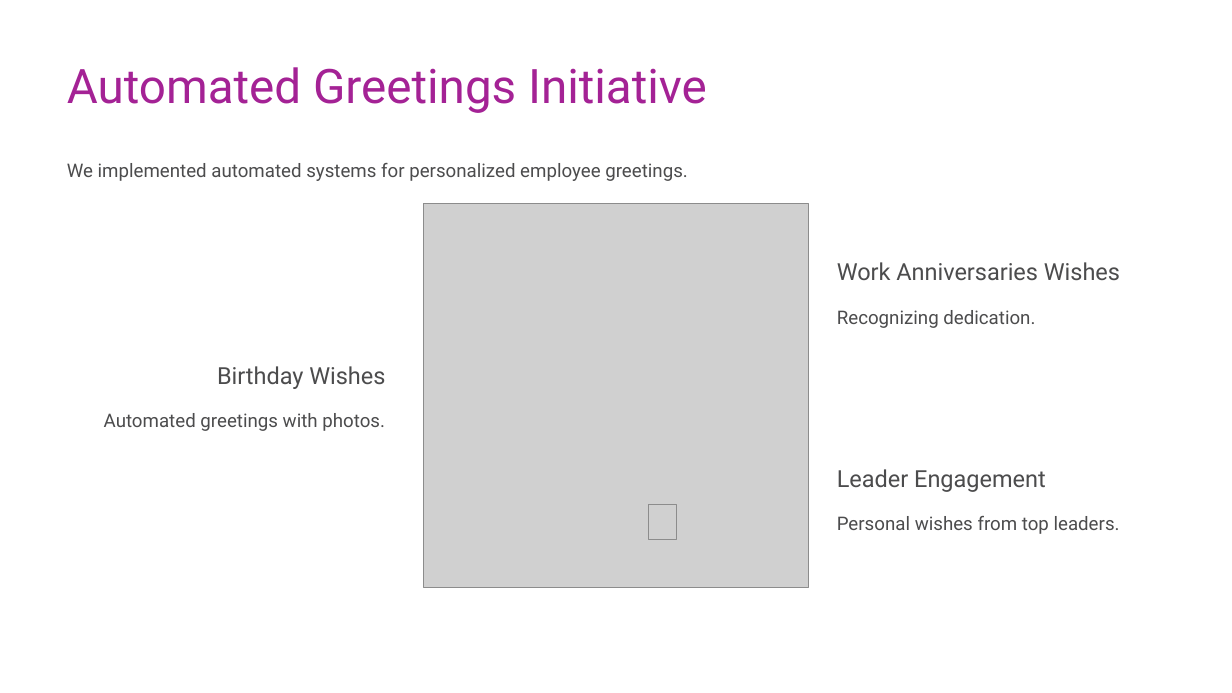
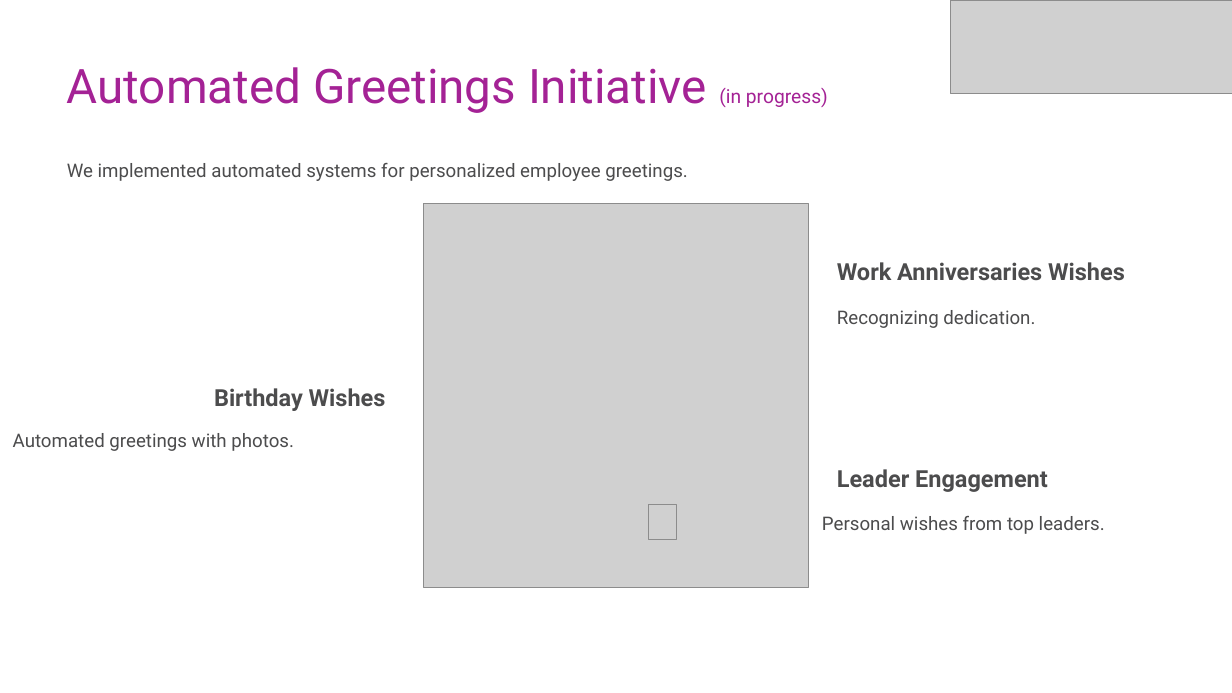
Before and after one commit to adityabhatisaini/Files, a slide deck: slide 5 of Internship-Progress-Report.pptx. Drawn at 1232x693 pixels with LibreOffice and Linux fonts; fonts in the diff are those of the drawing; grey boxes stand for pictures; background and template pictures are left out. Boxes give left, top, right and bottom in pixels: in the first picture for what was removed or moved away, otherwise in the second. Text is boxed around its words. In the diff, an @@ line names an element or a change of style, - is before the commit and + after.

```diff
--- a/Internship-Progress-Report.pptx
+++ b/Internship-Progress-Report.pptx
@@ picture added at [951, 0, 1232, 94] @@
@@ text at [67, 67, 828, 113]: text changed @@
-Automated Greetings Initiative
+Automated Greetings Initiative (in progress)
@@ bold on in 3 elements at [837, 262, 1125, 280], [837, 469, 1048, 492], [214, 388, 386, 411] @@
@@ text "Birthday Wishes": place and size @@
-text "Birthday Wishes" at [217, 366, 385, 389]
+text "Birthday Wishes" at [214, 388, 386, 411]
@@ text "Automated greetings with photos.": place and size @@
-text "Automated greetings with photos." at [104, 413, 385, 431]
+text "Automated greetings with photos." at [13, 433, 294, 451]
@@ text "Automated greetings with photos." at [13, 433, 294, 451]: alignment right to left @@
@@ text "Personal wishes from top leaders.": place and size @@
-text "Personal wishes from top leaders." at [837, 516, 1120, 534]
+text "Personal wishes from top leaders." at [822, 516, 1105, 534]
```
Also in this commit, not shown: 7 other slides changed, 2 slides added.
